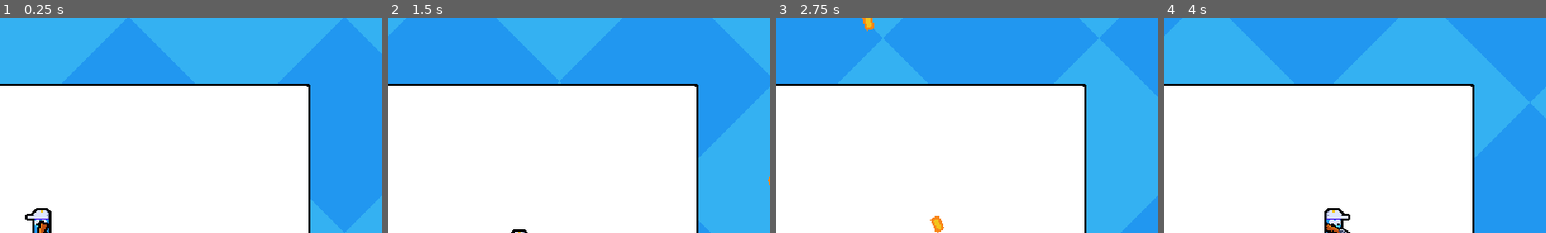
Above: before the commit, frames 1-4 (left to right).
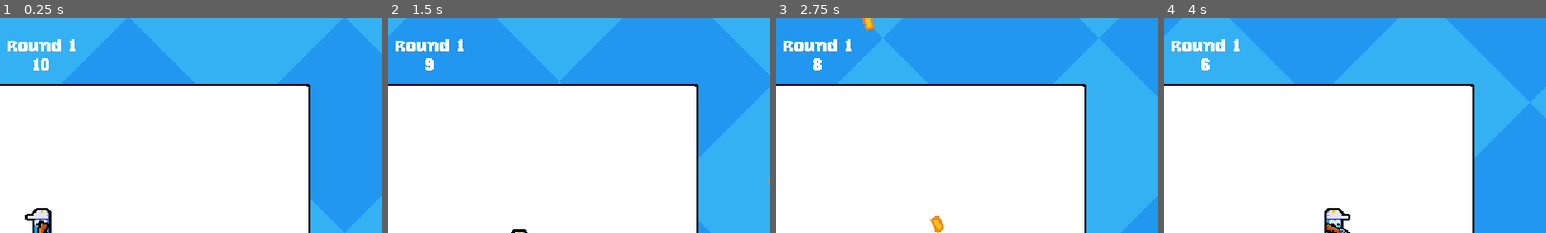
Above: after the commit, the same moments.

Repository: smarshallprice/hazmat-heroes
Game: Godot game, scene res://main.tscn
Two runs of this game, one before a commit and one after it. Both use one fixed random seed, a clock stepped at 60 frames per second and the inputs below. This scene is started directly instead of the project's main scene.
Inputs (mouse positions are % of the whole screen's width and height, from its top left):
- Up to frame 1 (0.25 s): no input
- Up to frame 2 (1.5 s): move the mouse to (72, 45) at 0.52 s; press the mouse at (72, 45) at 0.53 s; hold D (move_right) 0.53-1.28 s; move the mouse to (30, 55) at 1.27 s; release the mouse at (30, 55) at 1.28 s; hold S (move_down) from 1.28 s (still down); click (30, 55) at 1.35 s
- Up to frame 3 (2.75 s): move the mouse to (60, 28) at 2.02 s; release S (move_down) at 2.03 s; press the mouse at (60, 28) at 2.03 s; hold D (move_right) from 2.03 s (still down)
- Up to frame 4 (4 s): move the mouse to (45, 70) at 2.77 s; release D (move_right) at 2.78 s; release the mouse at (45, 70) at 2.78 s; hold W (move_up) 2.78-3.53 s; click (45, 70) at 2.85 s; move the mouse to (80, 65) at 3.52 s; press the mouse at (80, 65) at 3.53 s; hold A (move_left) from 3.53 s (still down)
The pictures show only the part of the screen within x 44-94%, y 0-50%; the shares and areas given below are measured in that part.

The runs differ from the first frame. In frame 1, 0.7% of the frame differs, in the area x 2-20%, y 9-25%; in frame 2, 0.7%; in frame 3, 0.7%; in frame 4, 0.7%.

Commit message:
round timer UI and theming

Diff:
--- a/main.tscn
+++ b/main.tscn
@@ -3,6 +3,7 @@
 [ext_resource type="Script" uid="uid://7up820ovv22s" path="res://main.gd" id="1_ig7tw"]
 [ext_resource type="Texture2D" uid="uid://bklmk4tetyj0l" path="res://assets/arena.png" id="2_0xm2m"]
 [ext_resource type="PackedScene" uid="uid://bxliswkcsyyfv" path="res://manager/enemy_manager.tscn" id="2_h2yge"]
+[ext_resource type="PackedScene" uid="uid://b3s31uvjk3p8u" path="res://ui/game_ui/game_ui.tscn" id="3_1bvp3"]
 
 [sub_resource type="RectangleShape2D" id="RectangleShape2D_12j5o"]
 size = Vector2(32, 300)
@@ -24,6 +25,9 @@
 [node name="PlayerSpawnPosition" type="Marker2D" parent="." unique_id=1590552301]
 position = Vector2(320, 185)
 metadata/_edit_lock_ = true
+
+[node name="GameUI" parent="." unique_id=373436635 node_paths=PackedStringArray("enemy_manager") instance=ExtResource("3_1bvp3")]
+enemy_manager = NodePath("../EnemyManager")
 
 [node name="Arena" type="Sprite2D" parent="." unique_id=198697144]
 position = Vector2(320, 185)
--- a/manager/enemy_manager.gd
+++ b/manager/enemy_manager.gd
@@ -1,5 +1,7 @@
 class_name EnemyManager
 extends Node
+
+signal round_began(round_number: int)
 
 const ROUND_BASE_TIME:int = 10
 const ROUND_GROWTH:int = 5
@@ -23,6 +25,9 @@
     GameEvents.enemy_died.connect(_on_enemy_died)
     begin_round()
 
+func get_round_time_remaining()->float:
+    return round_timer.time_left
+
 #round are goingb to be longer, based on round count
 #enemies will spawn quicker based on round count
 func begin_round()->void:
@@ -34,7 +39,7 @@
     #first round will have base time, then we descrease (BASE_ENEMY_SPAWN_TIME_GROWTH) that after first
     spawn_internval_timer.wait_time = BASE_ENEMY_SPAWN_TIME+ ((round_count - 1) * BASE_ENEMY_SPAWN_TIME_GROWTH)
     spawn_internval_timer.start()
-    print("beginning round %s " % round_count)
+    round_began.emit(round_count)
 
 func check_round_completed():
     if !round_timer.is_stopped():
--- a/project.godot
+++ b/project.godot
@@ -27,6 +27,10 @@
 window/size/window_width_override=1280
 window/size/window_height_override=720
 window/stretch/mode="viewport"
+
+[gui]
+
+theme/custom="uid://c4y3fbfqb7jhn"
 
 [input]
 
--- /dev/null
+++ b/resources/theme.tres
@@ -0,0 +1,7 @@
+[gd_resource type="Theme" format=3 uid="uid://c4y3fbfqb7jhn"]
+
+[ext_resource type="FontFile" uid="uid://caj0ebklxjbj8" path="res://resources/font/KarenFat.ttf" id="1_d4nwg"]
+
+[resource]
+default_font = ExtResource("1_d4nwg")
+default_font_size = 16
--- /dev/null
+++ b/ui/game_ui/game_ui.gd
@@ -0,0 +1,17 @@
+extends CanvasLayer
+
+@onready var timer_label:Label = %TimerLabel
+@onready var round_label:Label = %RoundLabel
+
+@export var enemy_manager:EnemyManager
+
+
+func _ready() -> void:
+    enemy_manager.round_began.connect(_on_round_began)
+
+
+func _process(_delta: float) -> void:
+    timer_label.text = str(ceili(enemy_manager.get_round_time_remaining()))
+
+func _on_round_began(round_count: int):
+    round_label.text = 'Round %s' % round_count
--- /dev/null
+++ b/ui/game_ui/game_ui.tscn
@@ -0,0 +1,34 @@
+[gd_scene format=3 uid="uid://b3s31uvjk3p8u"]
+
+[ext_resource type="Script" uid="uid://dbtbjfnvt0doq" path="res://ui/game_ui/game_ui.gd" id="1_5rq5h"]
+
+[node name="GameUI" type="CanvasLayer" unique_id=373436635]
+script = ExtResource("1_5rq5h")
+
+[node name="MarginContainer" type="MarginContainer" parent="." unique_id=784084289]
+anchors_preset = 15
+anchor_right = 1.0
+anchor_bottom = 1.0
+grow_horizontal = 2
+grow_vertical = 2
+theme_override_constants/margin_top = 16
+
+[node name="VBoxContainer" type="VBoxContainer" parent="MarginContainer" unique_id=1603032378]
+layout_mode = 2
+size_flags_horizontal = 4
+size_flags_vertical = 0
+theme_override_constants/separation = 0
+
+[node name="RoundLabel" type="Label" parent="MarginContainer/VBoxContainer" unique_id=1834005669]
+unique_name_in_owner = true
+layout_mode = 2
+size_flags_horizontal = 4
+size_flags_vertical = 0
+text = "Round 1"
+
+[node name="TimerLabel" type="Label" parent="MarginContainer/VBoxContainer" unique_id=1168506674]
+unique_name_in_owner = true
+layout_mode = 2
+size_flags_horizontal = 4
+size_flags_vertical = 0
+text = "30"
Binary file added: resources/font/KarenFat.ttf
Not shown, added: resources/font/KarenFat.ttf.import
Not shown, added: ui/game_ui/game_ui.gd.uid
